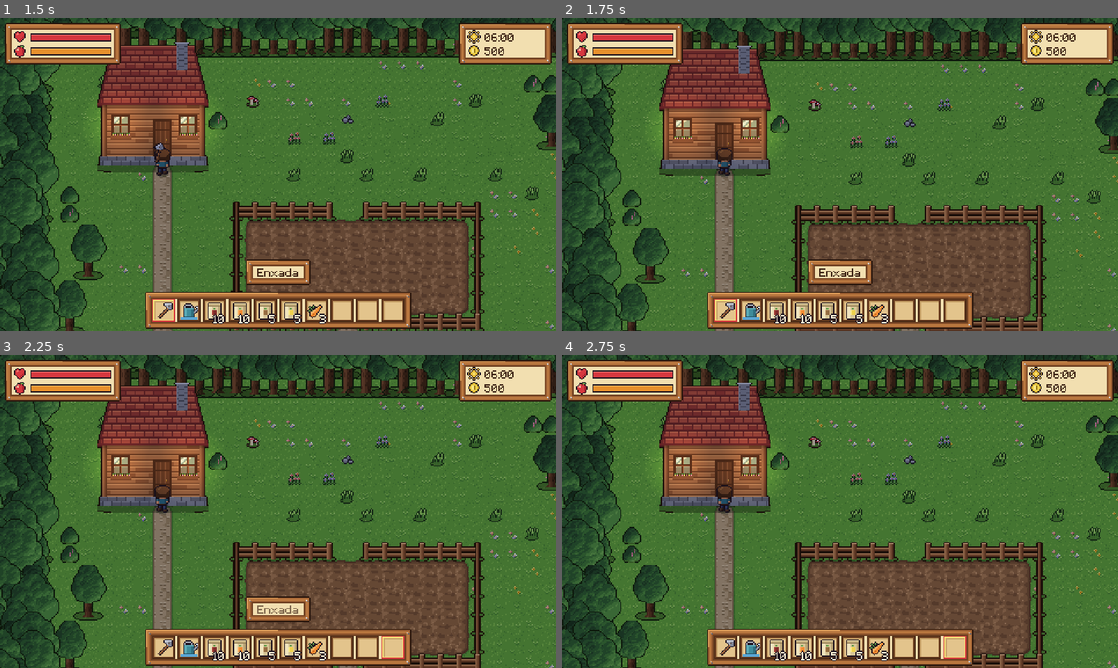
Above: before the commit, frames 1-4 (two rows, left to right).
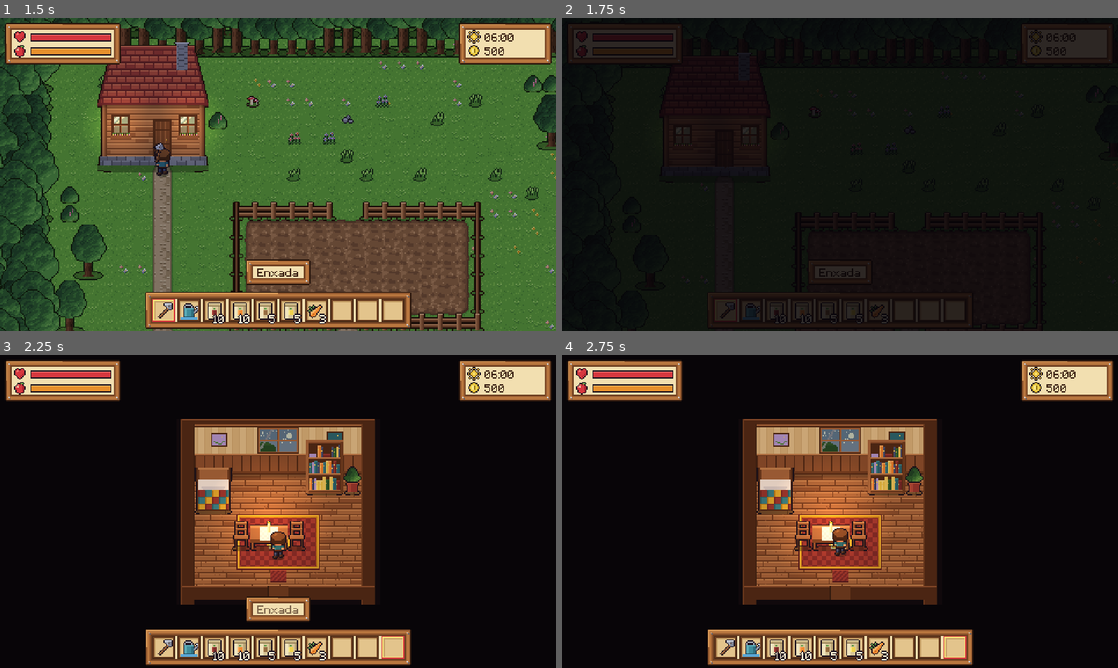
Above: after the commit, the same moments.

Repository: arturity7/game
Game: Godot game, scene res://scenes/main.tscn
The game is run twice, just before and just after one commit, with the same random seed, the same clock (stepped at 60 frames per second) and the same inputs.
Inputs (mouse positions are in pixels of both pictures, inside the frame that each line leads up to):
- Up to frame 1 (1.5 s): click "Novo jogo" at 0.5 s; tap Enter at 1.25 s; move the mouse to (250, 237) at 1.27 s; hold W (mover_cima) from 1.28 s (still down); tap 1 (barra_1) at 1.35 s; click (250, 237) at 1.42 s
- Up to frame 2 (1.75 s): keep holding W (mover_cima)
- Up to frame 3 (2.25 s): keep holding W (mover_cima); move the mouse to (444, 558) at 2.02 s; tap 0 (barra_10) at 2.1 s; click (444, 558) at 2.17 s
- Up to frame 4 (2.75 s): keep holding W (mover_cima)

Frame 1 is identical in both runs. In frame 2, 95% of the frame differs, in the area x 0-100%, y 0-100%; in frame 3, 84%; in frame 4, 85%.

Commit message:
feat: casa por dentro (porta, passagem entre mapas, cama para dormir, móveis, vela à noite)
Co-Authored-By: Claude Opus 5.5 <noreply@anthropic.com>
Claude-Session: https://claude.ai/code/session_01Kzt8bq9ekhbHqR45GCB41M

Diff:
--- a/game/content/config/objetos.json
+++ b/game/content/config/objetos.json
@@ -1,6 +1,11 @@
 {
   "_sobre": "Objetos do mapa (desenhados com profundidade: quem está mais embaixo na tela fica na frente). 'sprites' =  …(385 unchanged characters)…
-  "casa": {"sprites": ["casa.png"], "pegada": [6, 3], "ajuste": [0, 6], "dormir": true, "luzes": [[20, 71], [78, 71]], "noite": "casa_janelas.png"},
+  "casa": {"sprites": ["casa.png"], "pegada": [6, 3], "ajuste": [0, 6], "porta": [3, 2], "luzes": [[20, 71], [78, 71]], "noite": "casa_janelas.png"},
+  "cama": {"sprites": ["cama.png"], "pegada": [2, 2], "ajuste": [0, 2], "dormir": true},
+  "estante": {"sprites": ["estante.png"], "pegada": [2, 1], "ajuste": [0, 2]},
+  "mesa": {"sprites": ["mesa.png"], "pegada": [2, 1], "ajuste": [0, 2], "colisao": [30, 10]},
+  "cadeira": {"sprites": ["cadeira.png"], "pegada": [1, 1], "ajuste": [0, 2], "colisao": [10, 8]},
+  "vaso": {"sprites": ["vaso.png"], "pegada": [1, 1], "ajuste": [0, 2], "colisao": [10, 8]},
   "arvore": {"sprites": ["arvore_0.png", "arvore_1.png", "arvore_2.png", "arvore_grande_0.png", "arvore_grande_1.png"], "pegada": [1, 1], "ajuste": [0, 3], "colisao": [12, 9]},
   "arbusto": {"sprites": ["arbusto_0.png", "arbusto_1.png"], "pegada": [1, 1], "ajuste": [0, 1], "colisao": [14, 9]},
   "pedra": {"sprites": ["pedra_0.png", "pedra_1.png"], "pegada": [1, 1], "ajuste": [0, 2], "colisao": [12, 8]},
--- a/game/content/config/tiles.json
+++ b/game/content/config/tiles.json
@@ -1,7 +1,9 @@
 {
-  "_sobre": "Tipos de chão. A grama é a base de tudo; 'enfei …(139 unchanged characters)… loqueiam (somem se a célula for arada). Os outros são desenhados por cima em gra …(154 unchanged characters)…
+  "_sobre": "Tipos de chão. A grama é a base de tudo; 'enfei …(139 unchanged characters)… loqueiam (somem se a célula for arada). 'interior' = chão de interiores (o desenho vem do 'fundo' do mapa); 'solido' = bloqueia a passagem. Os outros são desenhados por cima em gra …(154 unchanged characters)…
   "grama": {"base": true, "densidade_enfeites": 0.09, "enfeites": ["enfeite_mato_0.png", "enfeite_mato_1.png", "enfeite …(204 unchanged characters)…
   "terra": {"terreno": "terra.png", "ordem": 1},
   "caminho": {"terreno": "caminho.png", "ordem": 2},
-  "agua": {"terreno": "agua.png", "ordem": 3, "quadros": 3, "agua": true}
+  "agua": {"terreno": "agua.png", "ordem": 3, "quadros": 3, "agua": true},
+  "piso": {"interior": true},
+  "parede": {"interior": true, "solido": true}
 }
--- /dev/null
+++ b/game/content/mapas/casa.json
@@ -0,0 +1,78 @@
+{
+ "_sobre": "Interior da casa do jogador. 'fundo' = imagem do cômodo em assets/sprites/interiores/ (paredes, piso, janela, tapete); 'noite' = imagem por cima à noite (janela escura); 'luzes' = pontos [x, y] em pixels que acendem à noite (a vela da mesa). A grade só diz onde é parede (sólida) e onde é piso. 'saidas' = células que levam a outro mapa.",
+ "id": "casa",
+ "nome": "Casa",
+ "fundo": "casa.png",
+ "noite": "casa_noite.png",
+ "luzes": [
+  [
+   79,
+   89
+  ]
+ ],
+ "interior": true,
+ "legenda": {
+  "#": "parede",
+  ".": "piso"
+ },
+ "linhas": [
+  "###########",
+  "###########",
+  "###########",
+  "#.........#",
+  "#.........#",
+  "#.........#",
+  "#.........#",
+  "#.........#",
+  "#.........#",
+  "#####.#####"
+ ],
+ "objetos": [
+  {
+   "tipo": "cama",
+   "x": 1,
+   "y": 3
+  },
+  {
+   "tipo": "estante",
+   "x": 7,
+   "y": 3
+  },
+  {
+   "tipo": "vaso",
+   "x": 9,
+   "y": 3
+  },
+  {
+   "tipo": "mesa",
+   "x": 4,
+   "y": 6
+  },
+  {
+   "tipo": "cadeira",
+   "x": 3,
+   "y": 6
+  },
+  {
+   "tipo": "cadeira",
+   "x": 6,
+   "y": 6
+  }
+ ],
+ "saidas": [
+  {
+   "x": 5,
+   "y": 9,
+   "para": "fazenda",
+   "chegada": [
+    7,
+    7
+   ],
+   "olhar": "baixo"
+  }
+ ],
+ "inicio": [
+  5,
+  8
+ ]
+}
--- a/game/content/mapas/fazenda.json
+++ b/game/content/mapas/fazenda.json
@@ -1,5 +1,5 @@
 {
- "_sobre": "Mapa da fazenda. Cada caractere é uma célula de  …(141 unchanged characters)… y = canto de cima à esquerda da pegada).",
+ "_sobre": "Mapa da fazenda. Cada caractere é uma célula de  …(141 unchanged characters)… y = canto de cima à esquerda da pegada). 'saidas' = células que levam a outro mapa (a porta da casa).",
  "id": "fazenda",
  "nome": "Fazenda",
  "legenda": {
@@ -51,6 +51,18 @@
    "y": 4
   }
  ],
+ "saidas": [
+  {
+   "x": 7,
+   "y": 6,
+   "para": "casa",
+   "chegada": [
+    5,
+    8
+   ],
+   "olhar": "cima"
+  }
+ ],
  "inicio": [
   7,
   8
--- a/game/project.godot
+++ b/game/project.godot
@@ -32,5 +32,6 @@
 textures/canvas_textures/default_texture_filter=0
 2d/snap/snap_2d_transforms_to_pixel=true
 2d/snap/snap_2d_vertices_to_pixel=true
+environment/defaults/default_clear_color=Color(0.03, 0.02, 0.03, 1)
 renderer/rendering_method="gl_compatibility"
 renderer/rendering_method.mobile="gl_compatibility"
--- a/game/scripts/core/map_data.gd
+++ b/game/scripts/core/map_data.gd
@@ -10,14 +10,31 @@
 var altura := 0
 var inicio := Vector2i.ZERO
 var objetos: Array = []   # [{"tipo", "x", "y"}] — x, y = canto de cima à esquerda da pegada
+var saidas: Array = []    # [{"x", "y", "para", "chegada": Vector2i, "olhar"}]
+var fundo := ""           # interiores: imagem do cômodo em assets/sprites/interiores/
+var interior := false
+var musica := ""
+var noite := ""           # interiores: imagem por cima à noite (janelas escuras)
+var luzes: Array = []     # interiores: pontos (em pixels) que acendem à noite
 var _grade: Array = []    # Array[Array[String]] de tipos de chão
 var _ocupado := {}        # "x,y" -> tipo do objeto que ocupa a célula
+var _livre := {}          # "x,y" -> true: célula de porta (dentro de uma pegada, mas passável)
 
 
 static func de_dict(d: Dictionary, defs_objetos := {}) -> MapData:
 	var m := MapData.new()
 	m.id = str(d.get("id", ""))
 	m.nome = str(d.get("nome", m.id))
+	m.fundo = str(d.get("fundo", ""))
+	m.interior = bool(d.get("interior", false))
+	m.musica = str(d.get("musica", ""))
+	m.noite = str(d.get("noite", ""))
+	for l in d.get("luzes", []):
+		m.luzes.append(Vector2(float(l[0]), float(l[1])))
+	for s in d.get("saidas", []):
+		var ch: Array = s.get("chegada", [0, 0])
+		m.saidas.append({"x": int(s.get("x", 0)), "y": int(s.get("y", 0)), "para": str(s.get("para", "")),
+			"chegada": Vector2i(int(ch[0]), int(ch[1])), "olhar": str(s.get("olhar", ""))})
 	var legenda: Dictionary = d.get("legenda", {})
 	var linhas: Array = d.get("linhas", [])
 	m.altura = linhas.size()
@@ -36,10 +53,14 @@
 	for o in d.get("objetos", []):
 		m.objetos.append({"tipo": str(o.get("tipo", "")), "x": int(o.get("x", 0)), "y": int(o.get("y", 0))})
 	for o in m.objetos:
-		var peg: Array = defs_objetos.get(o["tipo"], {}).get("pegada", [1, 1])
+		var def: Dictionary = defs_objetos.get(o["tipo"], {})
+		var peg: Array = def.get("pegada", [1, 1])
 		for dy in int(peg[1]):
 			for dx in int(peg[0]):
 				m._ocupado["%d,%d" % [int(o["x"]) + dx, int(o["y"]) + dy]] = o["tipo"]
+		if def.has("porta"):
+			var p: Array = def["porta"]
+			m._livre["%d,%d" % [int(o["x"]) + int(p[0]), int(o["y"]) + int(p[1])]] = true
 	var ini: Array = d.get("inicio", [0, 0])
 	m.inicio = Vector2i(int(ini[0]), int(ini[1]))
 	return m
@@ -64,7 +85,21 @@
 
 
 func ocupada(celula: Vector2i) -> bool:
-	return _ocupado.has("%d,%d" % [celula.x, celula.y])
+	var k := "%d,%d" % [celula.x, celula.y]
+	return _ocupado.has(k) and not _livre.has(k)
+
+
+## Porta de um objeto (passável, mas tipo_em ainda diz o objeto).
+func porta(celula: Vector2i) -> bool:
+	return _livre.has("%d,%d" % [celula.x, celula.y])
+
+
+## A saída que fica nesta célula, ou {} se não houver.
+func saida_em(celula: Vector2i) -> Dictionary:
+	for s in saidas:
+		if int(s["x"]) == celula.x and int(s["y"]) == celula.y:
+			return s
+	return {}
 
 
 ## Células a até 'dist' tiles de alguma água (distância de xadrez, como no Minecraft; D-053).
--- a/game/scripts/main.gd
+++ b/game/scripts/main.gd
@@ -9,6 +9,8 @@
 var _redesenhar_em := 0.0
 var _inicio: TelaInicial
 var _passeio := 0.0
+var _trocando := false        # true durante a passagem de um mapa para outro
+var _cortina: ColorRect       # tela preta da passagem
 
 
 func _ready() -> void:
@@ -18,6 +20,14 @@
 	add_child(menu)
 	menu.pediu_salvar.connect(_salvar)
 	menu.pediu_carregar.connect(_carregar)
+	var camada := CanvasLayer.new()
+	camada.layer = 15
+	add_child(camada)
+	_cortina = ColorRect.new()
+	_cortina.color = Color(0.02, 0.01, 0.03, 0.0)
+	_cortina.set_anchors_preset(Control.PRESET_FULL_RECT)
+	_cortina.mouse_filter = Control.MOUSE_FILTER_IGNORE
+	camada.add_child(_cortina)
 	var teste := false
 	if "--autoteste" in OS.get_cmdline_user_args():
 		var t: Node = load("res://tests/autoteste.gd").new()
@@ -87,7 +97,7 @@
 	mundo.atualizar_luz(float(GameState.dados.mundo["hora"]))
 	mundo.desenhar_plantacao(GameState.dados)
 	_acordar()
-	Som.musica("musica_fazenda")
+	Som.musica(mundo.mapa.musica if mundo.mapa.musica != "" else "musica_fazenda")
 
 
 func _process(delta: float) -> void:
@@ -108,12 +118,44 @@
 	if _redesenhar_em <= 0.0:
 		_redesenhar_em = 0.5
 		mundo.desenhar_plantacao(d)
+	if not _trocando:
+		var saida := mundo.mapa.saida_em(mundo.celula_de(mundo.jogador.position))
+		if not saida.is_empty():
+			trocar_mapa(str(saida["para"]), saida["chegada"], str(saida["olhar"]))
 	if float(d.jogador["vida"]) <= 0.0:
-		var inicio := Vector2(mundo.mapa.inicio) * 16.0 + Vector2(8, 8)
-		var perda := Survival.desmaiar(d, cfg, inicio, mundo.mapa.id)
+		# acorda no começo da fazenda (a clínica da cidade ainda não existe)
+		var fazenda: MapData = Config.mapa("fazenda")
+		var inicio := Vector2(fazenda.inicio) * 16.0 + Vector2(8, 8)
+		var perda := Survival.desmaiar(d, cfg, inicio, fazenda.id)
+		if mundo.mapa.id != fazenda.id:
+			_montar_mundo()
 		mundo.jogador.position = inicio
 		_acordar()
 		hud.avisar("Você desmaiou. Perdeu $ %d." % perda, 4.0)
+
+
+## Passa para outro mapa (porta da casa etc.): escurece, monta o mapa novo e clareia.
+func trocar_mapa(para: String, chegada: Vector2i, olhar := "") -> void:
+	if _trocando:
+		return
+	_trocando = true
+	mundo.jogador.parado = true
+	var tw := create_tween()
+	tw.tween_property(_cortina, "color:a", 1.0, 0.18)
+	await tw.finished
+	var d: GameData = GameState.dados
+	d.jogador["mapa"] = para
+	d.definir_posicao(Vector2(chegada) * 16.0 + Vector2(8, 8))
+	_montar_mundo()
+	if olhar != "":
+		mundo.jogador.virar_para(olhar)
+	mundo.jogador.parado = true
+	var tw2 := create_tween()
+	tw2.tween_property(_cortina, "color:a", 0.0, 0.25)
+	await tw2.finished
+	if not dormindo:
+		mundo.jogador.parado = false
+	_trocando = false
 
 
 ## Passa 'horas' de jogo: relógio, plantas e, se estiver dormindo, acorda na hora certa.
--- a/game/scripts/world/jogador.gd
+++ b/game/scripts/world/jogador.gd
@@ -76,6 +76,14 @@
 	_atualizar_quadro()
 
 
+## Vira o jogador para um lado: "baixo", "cima", "esquerda" ou "direita".
+func virar_para(lado: String) -> void:
+	var v := {"baixo": Vector2.DOWN, "cima": Vector2.UP, "esquerda": Vector2.LEFT, "direita": Vector2.RIGHT}
+	if v.has(lado):
+		_virar(v[lado])
+		_atualizar_quadro()
+
+
 ## Vira o jogador para uma célula vizinha (ou para a direção dela).
 func olhar_para(celula: Vector2i) -> void:
 	var d := Vector2(celula) * 16.0 + Vector2(8, 8) - position
--- a/game/scripts/world/mundo.gd
+++ b/game/scripts/world/mundo.gd
@@ -34,6 +34,71 @@
 
 func montar(id_mapa: String) -> void:
 	mapa = Config.mapa(id_mapa)
+	if mapa.fundo != "":
+		var fundo := Sprite2D.new()
+		fundo.name = "Fundo"
+		fundo.texture = load(SPRITES + "interiores/" + mapa.fundo)
+		fundo.centered = false
+		add_child(fundo)
+		if mapa.noite != "":
+			var escuro := Sprite2D.new()
+			escuro.name = "FundoNoite"
+			escuro.texture = load(SPRITES + "interiores/" + mapa.noite)
+			escuro.centered = false
+			escuro.modulate.a = 0.0
+			add_child(escuro)
+			luzes.append(escuro)
+		for p in mapa.luzes:
+			var vela := PointLight2D.new()
+			vela.texture = _luz()
+			vela.color = Color(1.0, 0.72, 0.38)
+			vela.texture_scale = 1.6
+			vela.position = p
+			vela.energy = 0.0
+			add_child(vela)
+			luzes.append(vela)
+	else:
+		_montar_chao()
+	arado = _camada(TEX_ARADO, 1, Vector2(-TAM / 2.0, -TAM / 2.0), "Arado")
+	molhado = _camada(TEX_MOLHADO, 1, Vector2(-TAM / 2.0, -TAM / 2.0), "Molhado")
+	irrigadas = mapa.celulas_irrigadas(int(Config.balanceamento.get("distancia_irrigacao_lago", 4)), Config.tiles)
+	cursor = Cursor.new()
+	add_child(cursor)
+	profundidade = Node2D.new()
+	profundidade.name = "Profundidade"
+	profundidade.y_sort_enabled = true
+	add_child(profundidade)
+	_criar_paredes()
+	_criar_objetos()
+	if not mapa.interior:
+		_criar_enfeites()
+		_criar_mata_em_volta()
+	jogador = Jogador.new()
+	jogador.name = "Jogador"
+	jogador.mundo = self
+	profundidade.add_child(jogador)
+	var cam := Camera2D.new()
+	var tela := Vector2(480, 270)
+	var w := mapa.largura * TAM
+	var h := mapa.altura * TAM
+	if mapa.interior:
+		# cômodo pequeno: câmera parada, cômodo no meio da tela
+		cam.limit_left = int((w - tela.x) / 2.0)
+		cam.limit_right = cam.limit_left + int(tela.x)
+		cam.limit_top = int((h - tela.y) / 2.0)
+		cam.limit_bottom = cam.limit_top + int(tela.y)
+	else:
+		cam.limit_left = -20
+		cam.limit_top = -36
+		cam.limit_right = w + 20
+		cam.limit_bottom = h + 12
+	jogador.add_child(cam)
+	luz = CanvasModulate.new()
+	add_child(luz)
+
+
+## Chão ao ar livre: grama de base e os terrenos em grade dupla por cima.
+func _montar_chao() -> void:
 	grama = _camada(TEX_GRAMA, 1, Vector2.ZERO, "Grama")
 	var n_grama := TEX_GRAMA.get_width() / TAM
 	for y in range(-MARGEM - 1, mapa.altura + MARGEM):
@@ -48,30 +113,6 @@
 		for dy in mapa.altura + 1:
 			for dx in mapa.largura + 1:
 				_pintar_dupla(camada, Vector2i(dx, dy), pred)
-	arado = _camada(TEX_ARADO, 1, Vector2(-TAM / 2.0, -TAM / 2.0), "Arado")
-	molhado = _camada(TEX_MOLHADO, 1, Vector2(-TAM / 2.0, -TAM / 2.0), "Molhado")
-	irrigadas = mapa.celulas_irrigadas(int(Config.balanceamento.get("distancia_irrigacao_lago", 4)), Config.tiles)
-	cursor = Cursor.new()
-	add_child(cursor)
-	profundidade = Node2D.new()
-	profundidade.name = "Profundidade"
-	profundidade.y_sort_enabled = true
-	add_child(profundidade)
-	_criar_objetos()
-	_criar_enfeites()
-	_criar_mata_em_volta()
-	jogador = Jogador.new()
-	jogador.name = "Jogador"
-	jogador.mundo = self
-	profundidade.add_child(jogador)
-	var cam := Camera2D.new()
-	cam.limit_left = -20
-	cam.limit_top = -36
-	cam.limit_right = mapa.largura * TAM + 20
-	cam.limit_bottom = mapa.altura * TAM + 12
-	jogador.add_child(cam)
-	luz = CanvasModulate.new()
-	add_child(luz)
 
 
 ## Número pseudoaleatório fixo por célula (0..1): a mesma célula sempre recebe a mesma variação.
@@ -152,6 +193,28 @@
 
 # ---------- objetos ----------
 
+## Chão sólido (paredes dos interiores): um bloqueio por trecho de células seguidas na linha.
+func _criar_paredes() -> void:
+	var corpo := StaticBody2D.new()
+	corpo.name = "Paredes"
+	for y in mapa.altura:
+		var x := 0
+		while x < mapa.largura:
+			if not bool(Config.tiles.get(mapa.chao_em(Vector2i(x, y)), {}).get("solido", false)):
+				x += 1
+				continue
+			var x0 := x
+			while x < mapa.largura and bool(Config.tiles.get(mapa.chao_em(Vector2i(x, y)), {}).get("solido", false)):
+				x += 1
+			var forma := CollisionShape2D.new()
+			var ret := RectangleShape2D.new()
+			ret.size = Vector2((x - x0) * TAM, TAM)
+			forma.shape = ret
+			forma.position = Vector2((x0 + x) * TAM / 2.0, y * TAM + TAM / 2.0)
+			corpo.add_child(forma)
+	add_child(corpo)
+
+
 func _criar_objetos() -> void:
 	for o in mapa.objetos:
 		var def: Dictionary = Config.objetos.get(o["tipo"], {})
@@ -195,14 +258,38 @@
 			luz_janela.position = spr.offset + Vector2(float(l[0]), float(l[1]))
 			corpo.add_child(luz_janela)
 			luzes.append(luz_janela)
-		var tam: Array = def.get("colisao", [int(peg[0]) * TAM, int(peg[1]) * TAM])
-		var forma := CollisionShape2D.new()
-		var ret := RectangleShape2D.new()
-		ret.size = Vector2(float(tam[0]), float(tam[1]))
-		forma.shape = ret
-		forma.position = Vector2(0, -float(tam[1]) / 2.0)
-		corpo.add_child(forma)
+		if def.has("porta"):
+			_colisao_com_porta(corpo, peg, def["porta"])
+		else:
+			var tam: Array = def.get("colisao", [int(peg[0]) * TAM, int(peg[1]) * TAM])
+			var forma := CollisionShape2D.new()
+			var ret := RectangleShape2D.new()
+			ret.size = Vector2(float(tam[0]), float(tam[1]))
+			forma.shape = ret
+			forma.position = Vector2(0, -float(tam[1]) / 2.0)
+			corpo.add_child(forma)
 		profundidade.add_child(corpo)
+
+
+## Pegada inteira sólida, menos a célula da porta (a origem do corpo é o meio da base da pegada).
+func _colisao_com_porta(corpo: Node2D, peg: Array, porta: Array) -> void:
+	var w := int(peg[0])
+	var h := int(peg[1])
+	for y in h:
+		var x := 0
+		while x < w:
+			if x == int(porta[0]) and y == int(porta[1]):
+				x += 1
+				continue
+			var x0 := x
+			while x < w and not (x == int(porta[0]) and y == int(porta[1])):
+				x += 1
+			var forma := CollisionShape2D.new()
+			var ret := RectangleShape2D.new()
+			ret.size = Vector2((x - x0) * TAM, TAM)
+			forma.shape = ret
+			forma.position = Vector2((x0 + x) * TAM / 2.0 - w * TAM / 2.0, (y - h) * TAM + TAM / 2.0)
+			corpo.add_child(forma)
 
 
 ## Enfeites soltos na grama: só onde a célula e as 8 vizinhas são grama livre.
@@ -287,11 +374,16 @@
 
 ## Célula onde o jogador não pode ficar (objeto sólido ou fora do mapa).
 func bloqueada(c: Vector2i) -> bool:
-	return mapa.ocupada(c) or mapa.chao_em(c) == ""
+	var chao := mapa.chao_em(c)
+	return mapa.ocupada(c) or chao == "" or bool(Config.tiles.get(chao, {}).get("solido", false))
 
 
 func atualizar_luz(hora: float) -> void:
 	luz.color = Survival.cor_do_ceu(hora)
+	if mapa.interior:
+		# dentro de casa: claro de dia; à noite, luz quente de lampião
+		var c := Survival.cor_do_ceu(hora)
+		luz.color = c.lerp(Color(1.0, 0.86, 0.7), 0.6)
 	# janelas: acendem entre 17h e 19h, apagam entre 5h e 7h
 	var noite := 0.0
 	if hora >= 19.0 or hora < 5.0:
--- a/game/tests/autoteste.gd
+++ b/game/tests/autoteste.gd
@@ -17,6 +17,14 @@
 
 func _esperar(seg: float) -> void:
 	await get_tree().create_timer(seg).timeout
+
+
+## Espera até a condição valer (ou o tempo acabar).
+func _ate(cond: Callable, limite: float) -> void:
+	var t := 0.0
+	while t < limite and not cond.call():
+		await get_tree().process_frame
+		t += get_process_delta_time()
 
 
 func checar(cond: bool, nome: String) -> void:
@@ -89,6 +97,24 @@
 			main.selecionar(i)
 	main.interagir(alvo)
 	checar(float(d.jogador["fome"]) > 50.0, "comer o feijão enche a fome")
+	# entrar em casa pela porta, dormir na cama e sair
+	main.mundo.jogador.position = Vector2(7, 7) * 16.0 + Vector2(8, 10)
+	Input.action_press("mover_cima")
+	await _ate(func(): return main.mundo.mapa.id == "casa", 2.0)
+	Input.action_release("mover_cima")
+	await _esperar(0.6)
+	checar(main.mundo.mapa.id == "casa" and str(d.jogador["mapa"]) == "casa", "entra em casa pela porta")
+	checar(main.mundo.celula_de(main.mundo.jogador.position) == Vector2i(5, 8), "chega na porta, por dentro")
+	d.mundo["hora"] = 21.0
+	main.interagir(Vector2i(2, 4))
+	checar(main.dormindo, "dorme na cama")
+	main.avancar_tempo(10.0)
+	checar(not main.dormindo, "acorda de manhã")
+	Input.action_press("mover_baixo")
+	await _ate(func(): return main.mundo.mapa.id == "fazenda", 2.0)
+	Input.action_release("mover_baixo")
+	await _esperar(0.6)
+	checar(main.mundo.mapa.id == "fazenda" and main.mundo.celula_de(main.mundo.jogador.position) == Vector2i(7, 7), "sai de casa para a fazenda")
 	# dormir à noite faz o tempo correr até as 6h
 	d.mundo["hora"] = 22.0
 	main.dormir()
--- a/game/tests/fotos.gd
+++ b/game/tests/fotos.gd
@@ -72,6 +72,13 @@
 	main.menu._abrir()
 	await _foto("5_menu")
 	main.menu._fechar()
+	main.trocar_mapa("casa", Vector2i(5, 7), "baixo")
+	await get_tree().create_timer(0.8).timeout
+	await _foto("9_casa_dentro")
+	d.mundo["hora"] = 21.0
+	main.mundo.atualizar_luz(21.0)
+	await _foto("9b_casa_noite")
+	d.mundo["hora"] = 10.0
 	main._abrir_tela_inicial()
 	await get_tree().create_timer(0.5).timeout
 	await _foto("8_abertura")
--- a/game/tests/run_tests.gd
+++ b/game/tests/run_tests.gd
@@ -139,6 +139,20 @@
 	var cfg := _json("res://content/config/balanceamento.json")
 	var d := GameData.novo(cfg, "fazenda", Vector2.ZERO)
 	checar(not Fazenda.arar(d, "fazenda", Vector2i(0, 0), mo.tipo_em(Vector2i(0, 0)), cfg), "mapa: não ara debaixo de árvore")
+	# porta da casa: dentro da pegada, mas passável, e leva para dentro
+	checar(mo.tipo_em(Vector2i(7, 6)) == "casa" and mo.porta(Vector2i(7, 6)) and not mo.ocupada(Vector2i(7, 6)), "mapa: porta da casa livre")
+	checar(mo.ocupada(Vector2i(6, 6)) and mo.ocupada(Vector2i(8, 6)), "mapa: paredes ao lado da porta")
+	var porta := mo.saida_em(Vector2i(7, 6))
+	checar(str(porta.get("para", "")) == "casa" and porta.get("chegada") == Vector2i(5, 8), "mapa: saída da porta para dentro de casa")
+	checar(mo.saida_em(Vector2i(7, 7)).is_empty(), "mapa: célula sem saída")
+	# interior da casa: paredes sólidas, piso, cama e a saída de volta
+	var mc := MapData.de_dict(_json("res://content/mapas/casa.json"), objetos)
+	checar(mc.interior and mc.fundo == "casa.png", "casa: é interior com fundo")
+	checar(bool(tiles[mc.chao_em(Vector2i(0, 0))].get("solido", false)) and mc.chao_em(Vector2i(5, 8)) == "piso", "casa: parede e piso")
+	checar(mc.tipo_em(Vector2i(1, 3)) == "cama" and bool(objetos["cama"].get("dormir", false)), "casa: cama para dormir")
+	checar(str(mc.saida_em(Vector2i(5, 9)).get("para", "")) == "fazenda", "casa: porta de volta à fazenda")
+	checar(not mc.ocupada(mc.inicio) and mc.chao_em(mc.inicio) == "piso", "casa: chegada livre")
+	checar(ResourceLoader.exists("res://assets/sprites/interiores/" + mc.fundo), "casa: arte do fundo")
 	# a arte citada nos dados existe
 	for tipo in tiles:
 		if typeof(tiles[tipo]) == TYPE_DICTIONARY and tiles[tipo].has("terreno"):
Binary file added: game/assets/sprites/interiores/casa.png
Not shown, added: game/assets/sprites/interiores/casa.png.import
Binary file added: game/assets/sprites/interiores/casa_noite.png
Not shown, added: game/assets/sprites/interiores/casa_noite.png.import
Binary file added: game/assets/sprites/objetos/cadeira.png
Not shown, added: game/assets/sprites/objetos/cadeira.png.import
Binary file added: game/assets/sprites/objetos/cama.png
Not shown, added: game/assets/sprites/objetos/cama.png.import
Binary file added: game/assets/sprites/objetos/estante.png
Not shown, added: game/assets/sprites/objetos/estante.png.import
Binary file added: game/assets/sprites/objetos/mesa.png
Not shown, added: game/assets/sprites/objetos/mesa.png.import
(and 5 more such lines)
